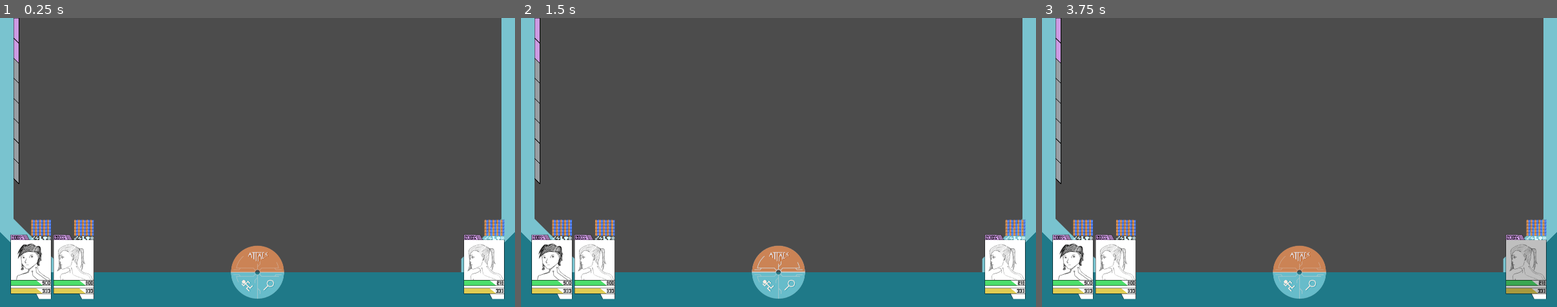
Above: before the commit, frames 1-3 (left to right).
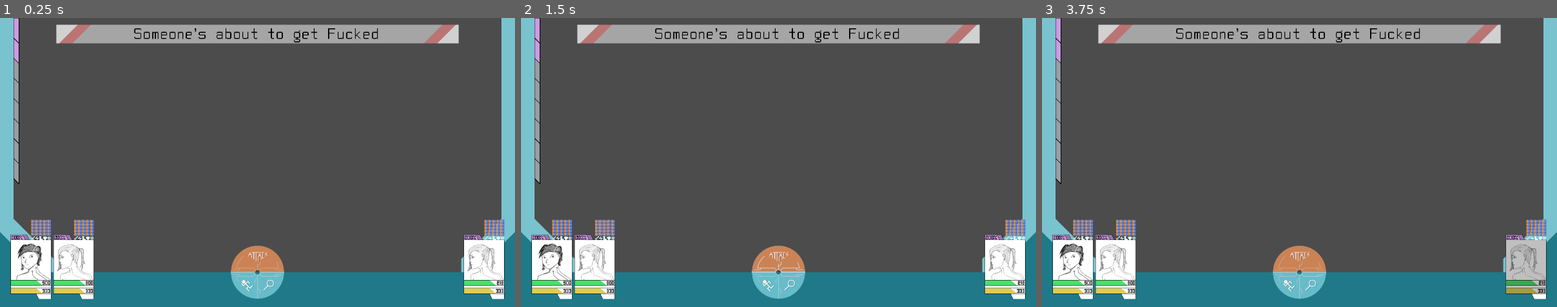
Above: after the commit, the same moments.

Repository: Team-Aurum/Project-C
Game: Godot game, scene res://Scenes/UITester.tscn
The game is run twice, just before and just after one commit, with the same random seed, the same clock (stepped at 60 frames per second) and the same inputs. The engine's default icon, where the game draws it, is replaced by a stand-in: a white triangle on a blue panel in a dark square. Sound files missing from this copy of the repository are replaced by a short silence.
Inputs (mouse positions are in pixels of both pictures, inside the frame that each line leads up to):
- Up to frame 1 (0.25 s): no input
- Up to frame 2 (1.5 s): click (1005, 266) at 0.52 s; click (778, 257) at 1.25 s
- Up to frame 3 (3.75 s): click (1299, 286) at 2 s; click (1314, 286) at 2.75 s; click (1526, 266) at 3.52 s

The runs differ from the first frame. In frame 1, 5.1% of the frame differs, in the area x 10-90%, y 2-9%; in frame 2, 5.1%; in frame 3, 5.1%.

Commit message:
Started doing damage calculations
Made a little dialog too, colors don't change yet though

Diff:
--- /dev/null
+++ b/Project C/Scenes/Elements/Dialog.tscn
@@ -0,0 +1,34 @@
+[gd_scene load_steps=3 format=2]
+
+[ext_resource path="res://Fonts/SebastianGothicNbp-wvVw.ttf" type="DynamicFontData" id=1]
+
+[sub_resource type="DynamicFont" id=1]
+size = 51
+outline_color = Color( 0, 0, 0, 1 )
+font_data = ExtResource( 1 )
+
+[node name="Node2D" type="Node2D"]
+
+[node name="Background" type="Polygon2D" parent="."]
+color = Color( 1, 1, 1, 0.498039 )
+polygon = PoolVector2Array( 0, 0, 0, 70, 1500, 70, 1500, 0 )
+
+[node name="ElementColor1" type="Polygon2D" parent="Background"]
+color = Color( 1, 1, 1, 0.498039 )
+polygon = PoolVector2Array( 0, 0, 80, 0, 0, 70, 0, 70, 1490, 0, 1500, 70, 1420, 70, 10, 70, 1500, 0 )
+polygons = [ PoolIntArray( 0, 1, 7, 2 ), PoolIntArray( 4, 8, 5, 6 ) ]
+
+[node name="ElementColor2" type="Polygon2D" parent="Background"]
+color = Color( 0.815686, 0.262745, 0.262745, 0.498039 )
+polygon = PoolVector2Array( 80, 0, 130, 0, 60, 70, 10, 70, 1440, 0, 1490, 0, 1420, 70, 1370, 70 )
+polygons = [ PoolIntArray( 0, 1, 2, 3 ), PoolIntArray( 4, 5, 6, 7 ) ]
+
+[node name="Label" type="Label" parent="."]
+margin_left = 70.0
+margin_top = 5.0
+margin_right = 1430.0
+margin_bottom = 70.0
+custom_colors/font_color = Color( 0, 0, 0, 1 )
+custom_fonts/font = SubResource( 1 )
+text = "Someone's about to get Fucked"
+align = 1
--- a/Project C/Scenes/UITester.tscn
+++ b/Project C/Scenes/UITester.tscn
@@ -17,9 +17,13 @@
 [ext_resource path="res://Scenes/IntroLong.gd" type="Script" id=15]
 [ext_resource path="res://Audio/MakotoThemeIntro.ogg" type="AudioStream" id=16]
 [ext_resource path="res://Audio/MakotoThemeLoop.ogg" type="AudioStream" id=17]
+[ext_resource path="res://Scenes/Elements/Dialog.tscn" type="PackedScene" id=18]
 
 [node name="Node2D" type="Node2D"]
 script = ExtResource( 4 )
+
+[node name="Dialog" parent="." instance=ExtResource( 18 )]
+position = Vector2( 210, 25 )
 
 [node name="APBar" parent="." instance=ExtResource( 6 )]
 position = Vector2( 51, 0 )
--- /dev/null
+++ b/Project C/Scripts/Battle/AttackData/DummyPhysTech.gd
@@ -0,0 +1,33 @@
+extends Tech
+
+class_name DummyPhysTech
+
+func _init():
+	id = 12003; #Might be redundant
+	type = 5;
+	name = "FOR TESTING ONLY";
+	power = 50;
+	resistance = [1]; #Might be redundant
+	anim = [0,0]; #Temporary
+	sound = null; #Temporary
+	hitNum = 1;
+	target = [1, 1];
+	epCost = 50;
+	hpCost = 0;
+	buff = [[4, 1, [1, 0]]];
+	debuff = [];
+	status = [];
+	hpRegen = 0;
+	epRegen = 0;
+
+func getColors():
+	return [Color("#7c8491"), Color("#db914f")]; #Physical/Buff
+
+# Called when the node enters the scene tree for the first time.
+func _ready():
+	pass # Replace with function body.
+
+
+# Called every frame. 'delta' is the elapsed time since the previous frame.
+#func _process(delta):
+#	pass
--- a/Project C/Scripts/Battle/CharacterData/Frederick.gd
+++ b/Project C/Scripts/Battle/CharacterData/Frederick.gd
@@ -18,6 +18,9 @@
 # Called when the node enters the scene tree for the first time.
 func _ready():
 	pass # Replace with function body.
+
+func getName():
+	return "Frederick";
 
 func statPrintout():
 	print("Frederick Stats");
@@ -41,6 +44,7 @@
 func loadTechs():
 	techs[12001] = FrederickTech1.new();
 	techs[12002] = FrederickTech2.new();
+	techs[12003] = DummyPhysTech.new();
 	magicTechs[29001] = Izo.new();
 
 # Called every frame. 'delta' is the elapsed time since the previous frame.
--- a/Project C/Scripts/Battle/CharacterData/Zurine.gd
+++ b/Project C/Scripts/Battle/CharacterData/Zurine.gd
@@ -16,6 +16,9 @@
 # Called when the node enters the scene tree for the first time.
 func _ready():
 	pass # Replace with function body.
+
+func getName():
+	return "Zurine";
 
 func statPrintout():
 	print("Zurine Stats");
--- a/Project C/Scripts/Battle/Generics/Character.gd
+++ b/Project C/Scripts/Battle/Generics/Character.gd
@@ -49,6 +49,9 @@
 
 	card.visible = true;
 
+func getName():
+	return "NULL";
+
 func getTags(cm=-1):
 	var result = [];
 	match(cm):
--- a/Project C/Scripts/Battle/Generics/Tech.gd
+++ b/Project C/Scripts/Battle/Generics/Tech.gd
@@ -4,7 +4,7 @@
 
 var id:int;
 var type:int;
-var attackName:String;
+#var attackName:String;
 var power:int;
 var resistance:Array;
 var anim; #Implementation currently unknown
@@ -25,9 +25,6 @@
 func getColors():
 	return [Color("#FF00FF"), Color("#FF00FF")];
 
-func calcBaseDamage():
-	pass
-
 # Called when the node enters the scene tree for the first time.
 func _ready():
 	pass # Replace with function body.
--- a/Project C/Scripts/Battle/SceneInitialize.gd
+++ b/Project C/Scripts/Battle/SceneInitialize.gd
@@ -1,13 +1,13 @@
 extends Node2D
 
-var play1: Character; var play2: Character; var play3: Character; var play4: Character;
+var play1: Character; var play2: Character; var play3: Character; var play4: Character; var playerList: Dictionary;
 var enemy1: Character; var enemy2: Character; var enemy3: Character; var enemy4: Character;
 
 var techOptions: Array;
 var currentMenu: int = 0; var currentPlayer: int;
 
 # Called when the node enters the scene tree for the first time.
-func _ready():
+func _ready(): # Lots of this is still like test code and stuff, will have to eventually change it. With the playerList that should make it easier I think
 	OS.window_size = Vector2(1920, 1080);
 	#TODO: make this declaration a little shorter ya?
 	play1 = Frederick.new($Player1, 100);
@@ -15,6 +15,8 @@
 	#play3 = Zurine.new($Player3, 100);
 	#play4 = Frederick.new($Player4, 100);
 	enemy1 = Zurine.new($Enemy1, 20);
+	playerList[1] = play1;
+	playerList[2] = play2;
 # Called every frame. 'delta' is the elapsed time since the previous frame.
 #func _process(delta):
 #	pass
@@ -47,7 +49,7 @@
 func set_TechButton_details(p=0):
 	var data; var i = 0;
 	var scene = load("res://Scenes/Elements/TechMenuOption.tscn");
-	match(p): #Get the required information for each player's techs
+	match(p): #Get the required information for each player's techs. May change this later to just an arraylist accessor instead of a match statement
 		1:
 			data = play1.getTags(currentMenu);
 		2:
@@ -107,7 +109,26 @@
 				node.get_node("MainBody/ElementColor1").color = Color("#FF00FF");
 				node.get_node("MainBody/ElementColor2").color = Color("#FF00FF");
 		node.get_node("MainBody/Label").text = d[2];
+		node.get_node("TextureButton").connect("pressed", self, "_executeTech", [d[0]]);
 		$TechMenu/ScrollContainer/VBoxContainer.add_child(node);
+
+func _executeTech(id):
+	var executingPlayer = playerList[currentPlayer];
+	var baseAttack = executingPlayer.attack;
+	var baseMagic = executingPlayer.magic;
+	var baseDamage; var currentTech;
+	match(id/10000):
+		1:
+			currentTech = executingPlayer.techs[id];
+		2:
+			currentTech = executingPlayer.magicTechs[id];
+		3:
+			pass
+	if(currentTech.type == 0): baseDamage = (baseAttack + baseMagic)/2 + currentTech.power;
+	elif(currentTech.type == 5): baseDamage = baseAttack + currentTech.power;
+	else: baseDamage = baseMagic + currentTech.power;
+	$Dialog/Label.text = currentTech.name + " Base Damage: " + str(baseDamage);
+	print(currentTech.name + " Base Damage: " + str(baseDamage));
 
 func _on_Player1Button_pressed():
 	$"Player1/AnimationPlayer".play("ShiftUp");
--- a/Project C/project.godot
+++ b/Project C/project.godot
@@ -13,6 +13,11 @@
 "class": "Character",
 "language": "GDScript",
 "path": "res://Scripts/Battle/Generics/Character.gd"
+}, {
+"base": "Tech",
+"class": "DummyPhysTech",
+"language": "GDScript",
+"path": "res://Scripts/Battle/AttackData/DummyPhysTech.gd"
 }, {
 "base": "Character",
 "class": "Frederick",
@@ -66,6 +71,7 @@
 } ]
 _global_script_class_icons={
 "Character": "",
+"DummyPhysTech": "",
 "Frederick": "",
 "FrederickTech1": "",
 "FrederickTech2": "",
Not shown: 1 places in Project C/Scenes/UITester.tscn that only renumber resources
